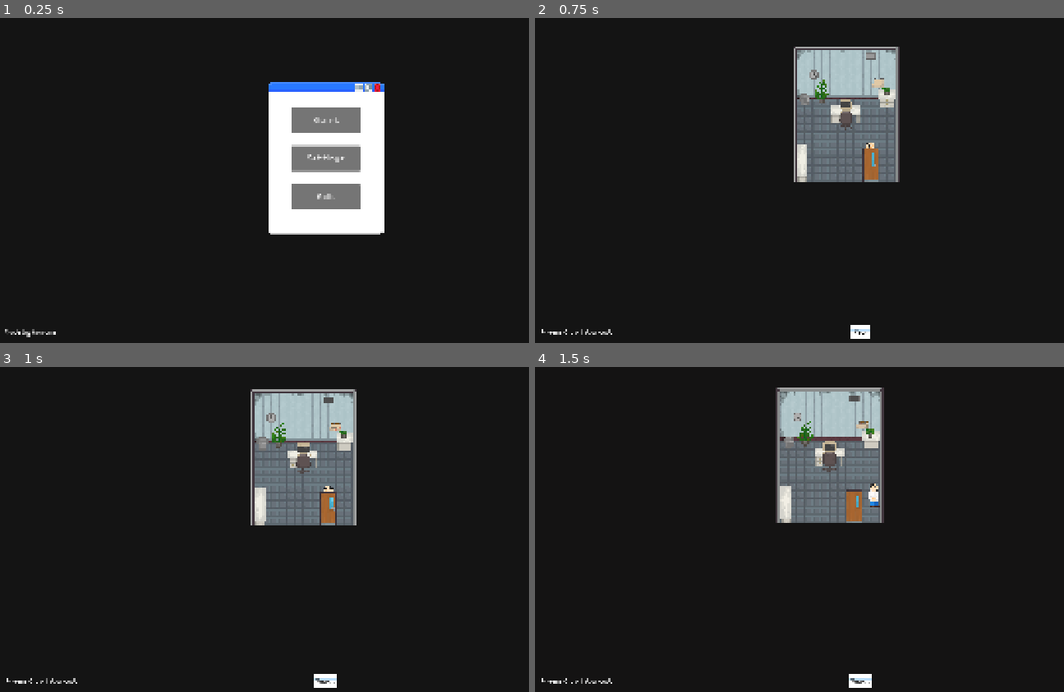
Above: before the commit, frames 1-4 (two rows, left to right).
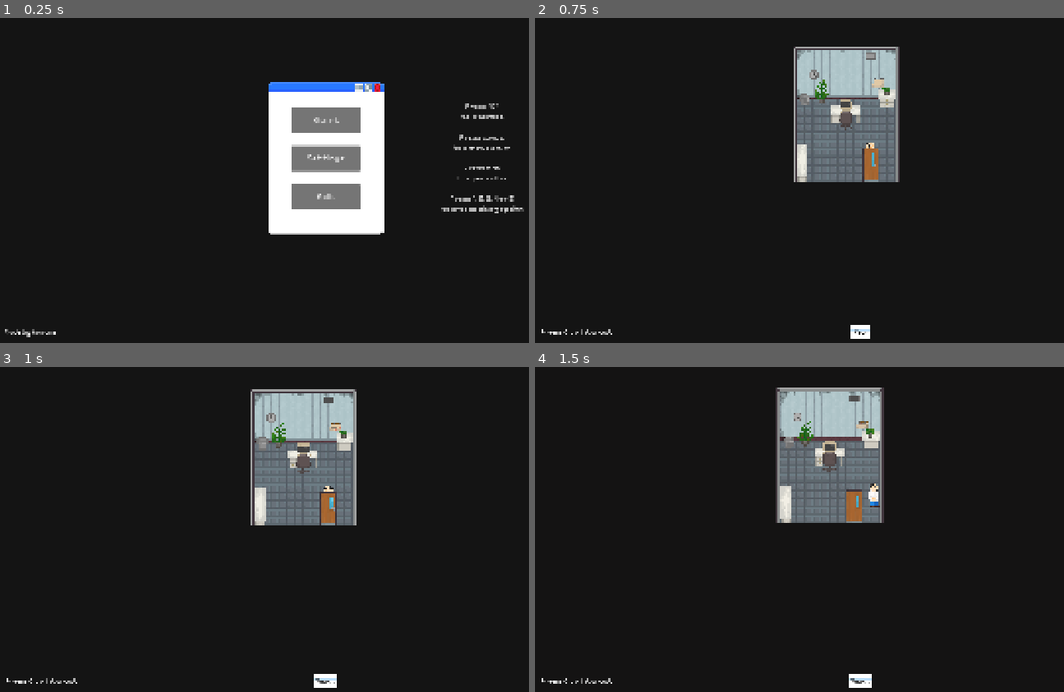
Above: after the commit, the same moments.

Repository: ShlimerAFK/GameJam
Game: Godot game, scene res://scenes/main_menu.tscn
Two runs of this game, one before a commit and one after it. Both use one fixed random seed, a clock stepped at 60 frames per second and the inputs below.
Inputs:
- Up to frame 1 (0.25 s): no input
- Up to frame 2 (0.75 s): click "Start" at 0.5 s
- Up to frame 3 (1 s): no input
- Up to frame 4 (1.5 s): tap E (interact) at 1.25 s; hold D (right) from 1.28 s (still down); hold 1 (1) from 1.28 s (still down)

The runs differ from the first frame. In frame 1, 0.7% of the frame differs, in the area x 83-100%, y 26-61%; in frame 2, nothing differs; in frame 3, nothing differs; in frame 4, nothing differs.

Commit message:
Updated main menu

Diff:
--- a/scenes/main_menu.tscn
+++ b/scenes/main_menu.tscn
@@ -80,6 +80,85 @@
 theme_override_font_sizes/font_size = 20
 text = "Made by humans"
 
+[node name="NinePatchRect2" type="NinePatchRect" parent="ButtonManeger" unique_id=1873853531]
+layout_mode = 1
+anchors_preset = 8
+anchor_left = 0.5
+anchor_top = 0.5
+anchor_right = 0.5
+anchor_bottom = 0.5
+offset_left = 288.0
+offset_top = -225.0
+offset_right = 513.0
+offset_bottom = 75.0
+grow_horizontal = 2
+grow_vertical = 2
+scale = Vector2(1.5, 1.5)
+
+[node name="Label" type="Label" parent="ButtonManeger/NinePatchRect2" unique_id=1917195734]
+layout_mode = 1
+anchors_preset = 5
+anchor_left = 0.5
+anchor_right = 0.5
+offset_left = -85.0
+offset_top = 40.0
+offset_right = 85.0
+offset_bottom = 77.0
+grow_horizontal = 2
+theme_override_colors/font_color = Color(1, 1, 1, 1)
+theme_override_font_sizes/font_size = 14
+text = "Press \"E\"
+to interact"
+horizontal_alignment = 1
+
+[node name="Label2" type="Label" parent="ButtonManeger/NinePatchRect2" unique_id=1127453264]
+layout_mode = 1
+anchors_preset = 5
+anchor_left = 0.5
+anchor_right = 0.5
+offset_left = -85.0
+offset_top = 100.0
+offset_right = 85.0
+offset_bottom = 137.0
+grow_horizontal = 2
+theme_override_colors/font_color = Color(1, 1, 1, 1)
+theme_override_font_sizes/font_size = 14
+text = "Press space
+to coninue dialog"
+horizontal_alignment = 1
+
+[node name="Label3" type="Label" parent="ButtonManeger/NinePatchRect2" unique_id=253087842]
+layout_mode = 1
+anchors_preset = 5
+anchor_left = 0.5
+anchor_right = 0.5
+offset_left = -100.0
+offset_top = 160.0
+offset_right = 100.0
+offset_bottom = 197.0
+grow_horizontal = 2
+theme_override_colors/font_color = Color(1, 1, 1, 1)
+theme_override_font_sizes/font_size = 14
+text = "Press tab
+to open notes"
+horizontal_alignment = 1
+
+[node name="Label4" type="Label" parent="ButtonManeger/NinePatchRect2" unique_id=376918509]
+layout_mode = 1
+anchors_preset = 5
+anchor_left = 0.5
+anchor_right = 0.5
+offset_left = -100.0
+offset_top = 220.0
+offset_right = 100.0
+offset_bottom = 257.0
+grow_horizontal = 2
+theme_override_colors/font_color = Color(1, 1, 1, 1)
+theme_override_font_sizes/font_size = 14
+text = "Press 1, 2, 3, 4 or 5
+to choose dialog option"
+horizontal_alignment = 1
+
 [connection signal="pressed" from="ButtonManeger/MarginContainer/Start" to="." method="_on_start_pressed"]
 [connection signal="pressed" from="ButtonManeger/MarginContainer/Settings" to="." method="_on_settings_pressed"]
 [connection signal="pressed" from="ButtonManeger/MarginContainer/Exit" to="." method="_on_exit_pressed"]
